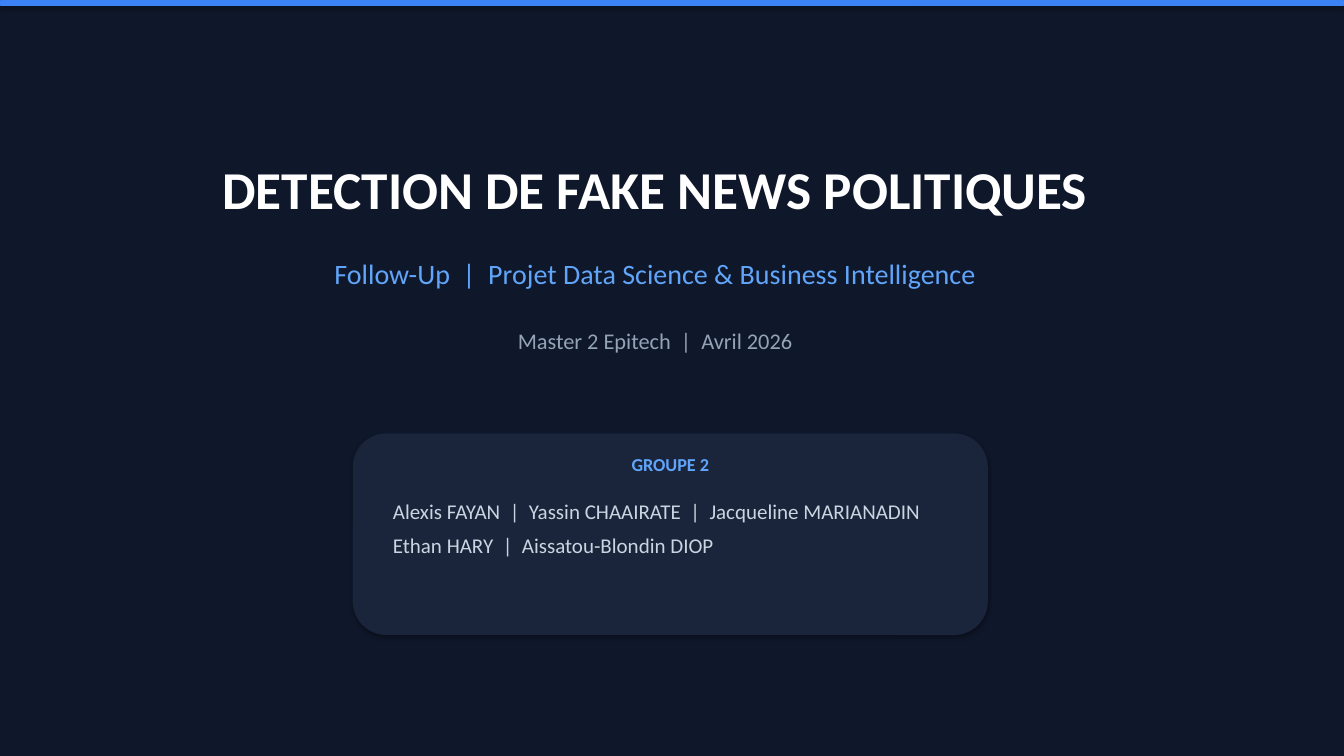
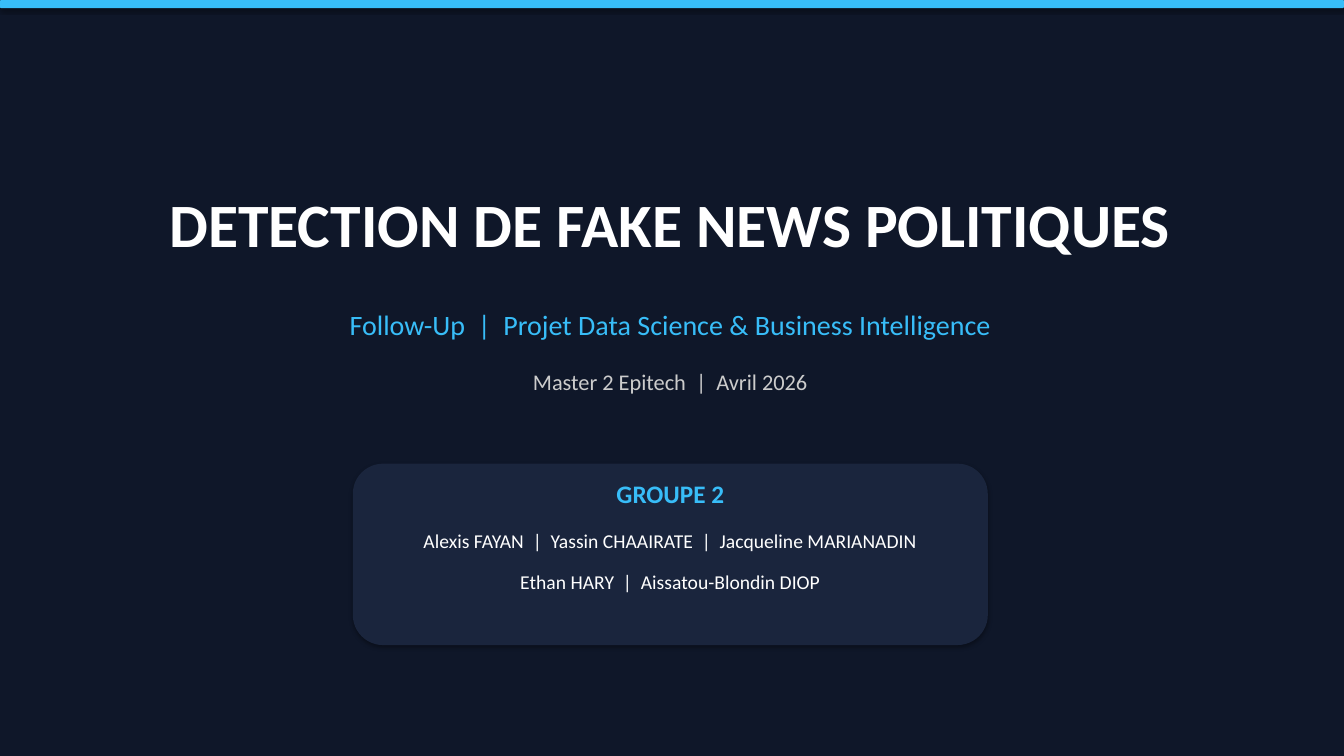
Before and after one commit to AlexisFayan/fake-news-detection, a slide deck: slide 1 of Follow-Up_Fake_News_Detection.pptx. Drawn at 1344x756 pixels with LibreOffice and Linux fonts; fonts in the diff are those of the drawing. Boxes give left, top, right and bottom in pixels: in the first picture for what was removed or moved away, otherwise in the second. Text is boxed around its words. In the diff, an @@ line names an element or a change of style, - is before the commit and + after.

```diff
--- a/Follow-Up_Fake_News_Detection.pptx
+++ b/Follow-Up_Fake_News_Detection.pptx
@@ background #0F172A to #0F1729 @@
@@ rounded rectangle at (0, 0, 1344, 8): fill #3B82F6 to #38BDF8 @@
@@ text "DETECTION DE FAKE NEWS POLITIQUES": place and size @@
-text "DETECTION DE FAKE NEWS POLITIQUES" at (222, 174, 1087, 216)
+text "DETECTION DE FAKE NEWS POLITIQUES" at (169, 206, 1170, 255)
@@ text "DETECTION DE FAKE NEWS POLITIQUES" at (169, 206, 1170, 255): size 38 to 44 pt @@
@@ text "Follow-Up | Projet Data Science ...": place and size @@
-text "Follow-Up | Projet Data Science ..." at (334, 264, 975, 289)
+text "Follow-Up | Projet Data Science ..." at (350, 315, 990, 340)
@@ text "Follow-Up | Projet Data Science ..." at (350, 315, 990, 340): text colour #60A5FA to #38BDF8 @@
@@ text "Master 2 Epitech | Avril ...": place and size @@
-text "Master 2 Epitech | Avril ..." at (518, 333, 792, 353)
+text "Master 2 Epitech | Avril ..." at (533, 374, 807, 394)
@@ text "Master 2 Epitech | Avril ..." at (533, 374, 807, 394): text colour #94A3B8 to #CCCCCC @@
@@ text "GROUPE 2": place and size @@
-text "GROUPE 2" at (632, 459, 709, 471)
+text "GROUPE 2" at (616, 486, 724, 503)
@@ text "GROUPE 2" at (616, 486, 724, 503): size 13 to 18 pt, text colour #60A5FA to #38BDF8 @@
@@ rounded rectangle: place and size @@
-rounded rectangle at (353, 434, 988, 635)
+rounded rectangle at (353, 464, 988, 645)
@@ rounded rectangle at (353, 464, 988, 645): fill #1A243B to #1A253D @@
@@ text "Alexis FAYAN | Yassin CHAAIRATE ...": place and size @@
-text "Alexis FAYAN | Yassin CHAAIRATE ..." at (393, 504, 919, 553)
+text "Alexis FAYAN | Yassin CHAAIRATE ..." at (423, 534, 916, 551)
@@ text "Alexis FAYAN | Yassin CHAAIRATE ..." at (423, 534, 916, 551): size 15 to 14 pt, text colour #CBD5E1 to #FFFFFF; alignment left to centre; less space between paragraphs @@
@@ text at (393, 538, 713, 553): paragraph removed @@
-Ethan HARY | Aissatou-Blondin DIOP
@@ text added at (520, 575, 820, 589), 14 pt, text #FFFFFF @@
+Ethan HARY | Aissatou-Blondin DIOP
```
Also in this commit, not shown: 5 other slides changed, 7 other files.
